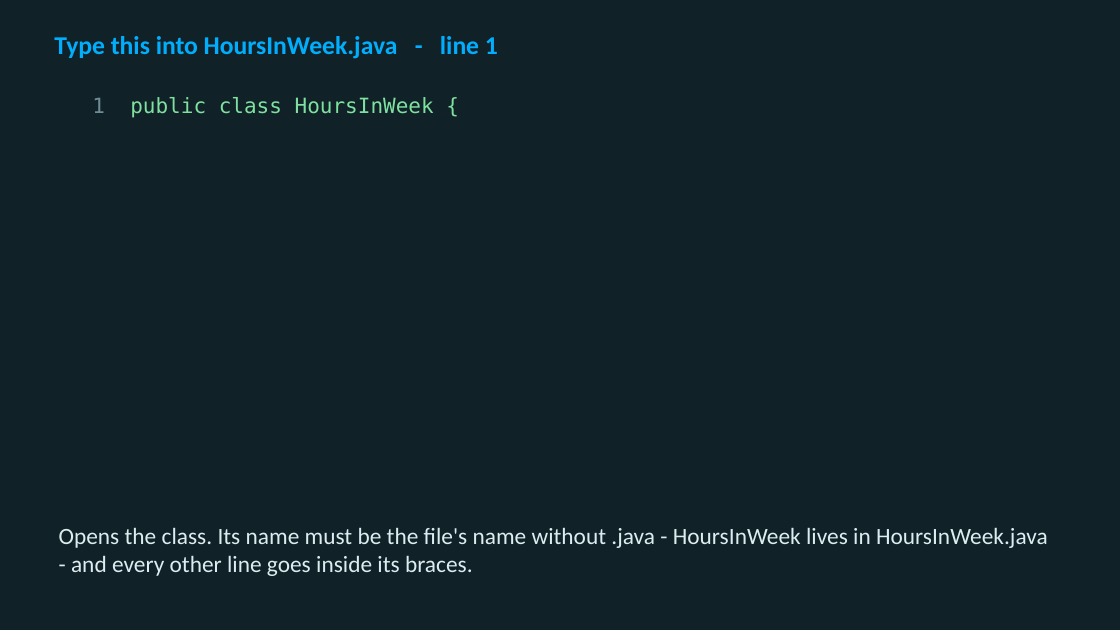
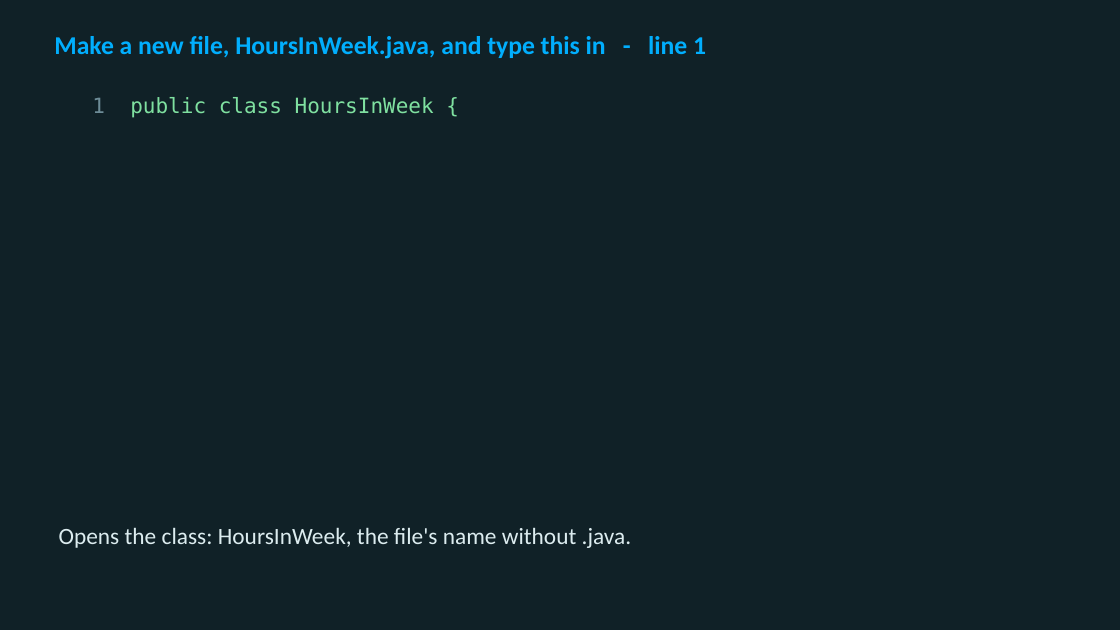
Before and after one commit to utgapps/utgapps.github.io, a slide deck: slide 20 of cs701/slides/week-02.pptx. Drawn at 1120x630 pixels with LibreOffice and Linux fonts; fonts in the diff are those of the drawing. Boxes give left, top, right and bottom in pixels: in the first picture for what was removed or moved away, otherwise in the second. Text is boxed around its words. In the diff, an @@ line names an element or a change of style, - is before the commit and + after.

```diff
--- a/cs701/slides/week-02.pptx
+++ b/cs701/slides/week-02.pptx
@@ text at bbox=[54, 36, 706, 59]: text changed @@
-Type this into HoursInWeek.java - line 1
+Make a new file, HoursInWeek.java, and type this in - line 1
@@ text at bbox=[59, 527, 632, 548]: text changed @@
-Opens the class. Its name must be the file's name without .java - HoursInWeek lives in HoursInWeek.java - and every other line goes inside its braces.
+Opens the class: HoursInWeek, the file's name without .java.
```
Also in this commit, not shown: 3 other slides changed, 47 other files.
